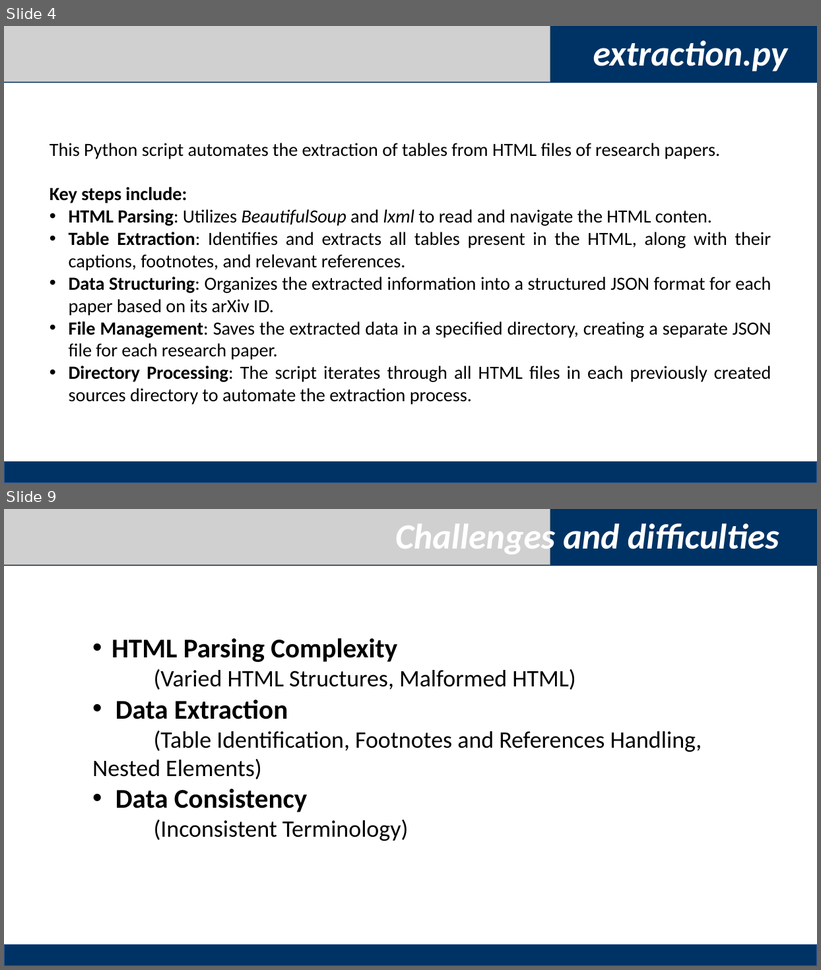
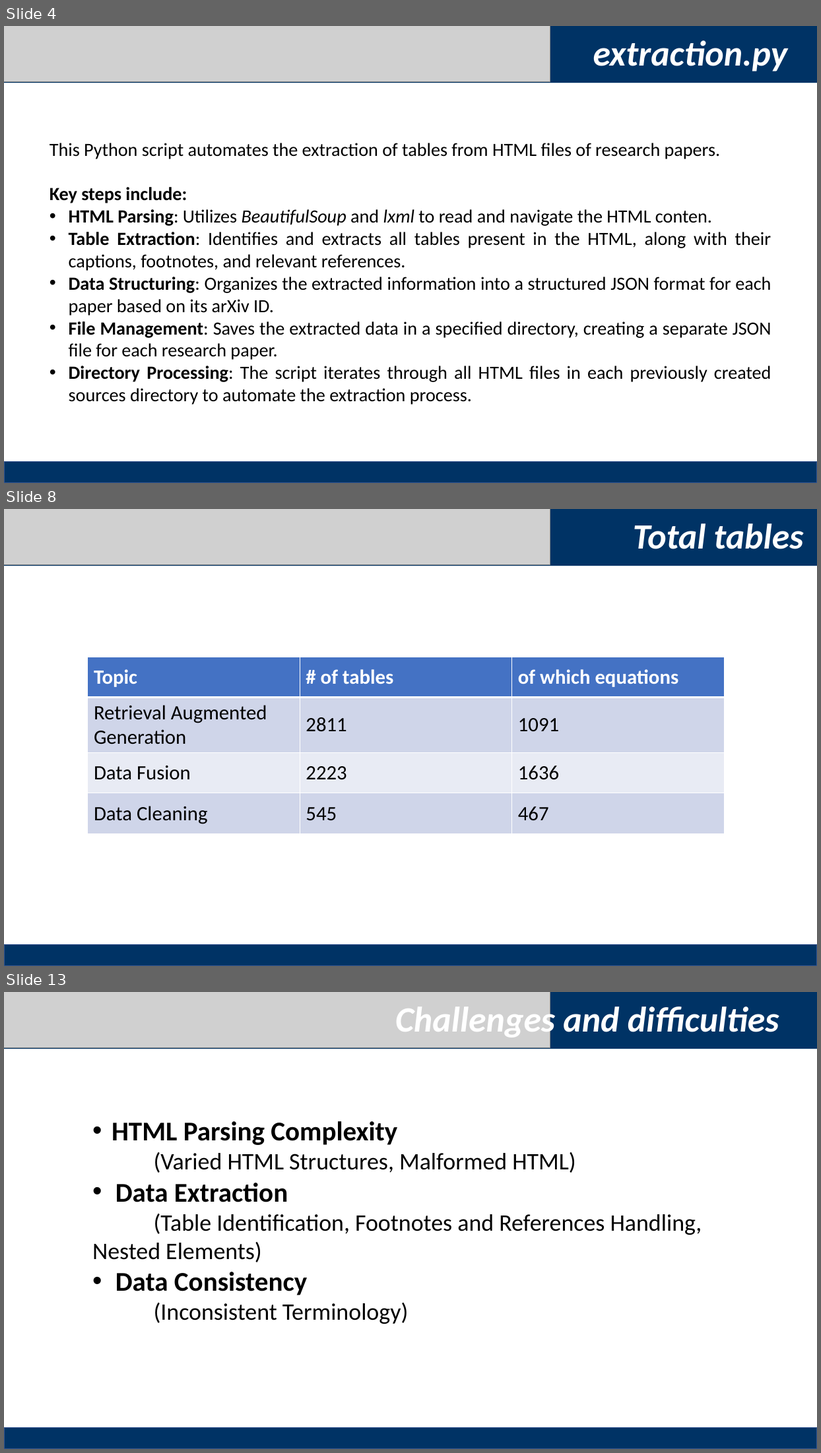
Before and after one commit to haowen3012/ID-Homerwork1, a slide deck: homework1/Homework1.pptx. Shown one above the other, each under a label of ours: slides 4 and 9 before the commit, slides 4, 8 and 13 after it; the slides between them are not shown. The pictures are 821x970 and 821x1453 pixels, drawn with LibreOffice and Linux fonts; fonts in the diff are those of the drawing; grey boxes stand for pictures. Boxes give left, top, right and bottom in pixels: in the first picture for what was removed or moved away, otherwise in the second. Text is boxed around its words. In the diff, an @@ line names an element or a change of style, - is before the commit and + after.

```diff
--- a/homework1/Homework1.pptx
+++ b/homework1/Homework1.pptx
@@ slide 8 added at [4,509,817,966], background #FFFFFF @@
@@ rectangle added at [4,509,817,566], fill #003365 @@
@@ picture added at [4,509,550,564] @@
@@ text added at [633,524,804,549], 42 pt, text #FFFFFF, bold, italic @@
+Total tables
@@ table added at [88,657,725,833], 4 rows, 3 columns @@
+Topic | # of tables | of which equations
+Retrieval Augmented Generation | 2811 | 1091
+Data Fusion | 2223 | 1636
+Data Cleaning | 545 | 467
@@ rectangle added at [4,945,817,966], fill #003365, outline #325491 1 pt @@
@@ what was slide 9 is now slide 13 @@
```
Also in this commit, not shown: 2 slides changed, 7 other slides added, 4 slides removed.
